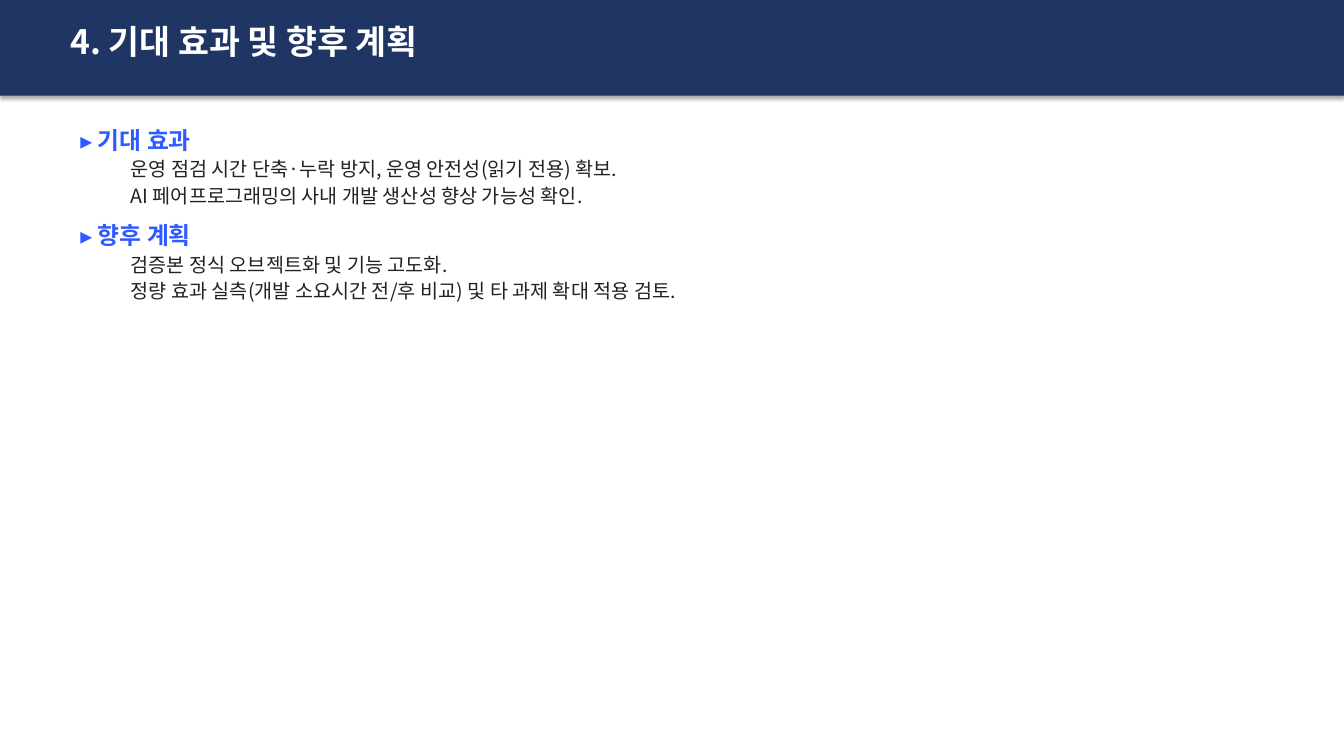
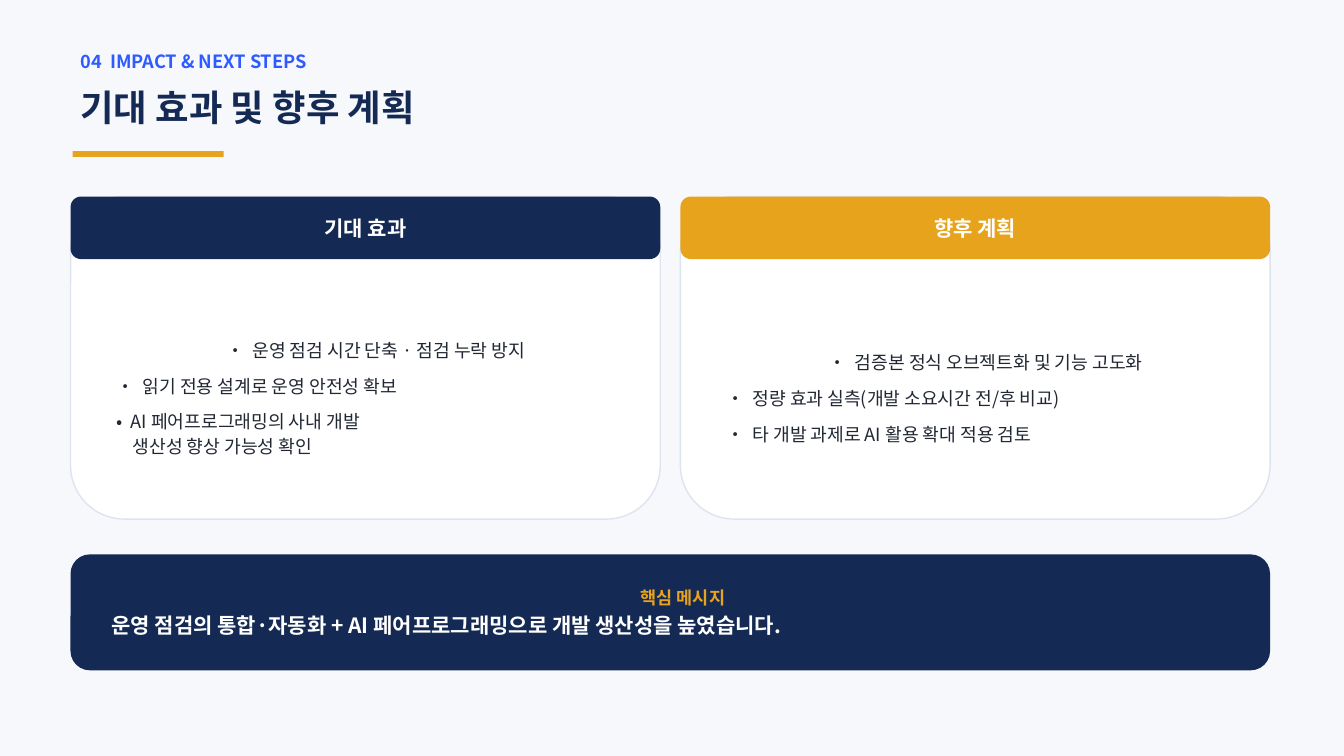
Before and after one commit to hyosungitx00/AI, a slide deck: slide 5 of docs/report/Y_OPS_MONITOR_V2_발표자료.pptx. Drawn at 1344x756 pixels with LibreOffice and Linux fonts; fonts in the diff are those of the drawing. Boxes give left, top, right and bottom in pixels: in the first picture for what was removed or moved away, otherwise in the second. Text is boxed around its words. In the diff, an @@ line names an element or a change of style, - is before the commit and + after.

```diff
--- a/docs/report/Y_OPS_MONITOR_V2_발표자료.pptx
+++ b/docs/report/Y_OPS_MONITOR_V2_발표자료.pptx
@@ rectangle: place and size @@
-rectangle at box(0, 0, 1344, 96)
+rectangle at box(0, 0, 1344, 756)
@@ rectangle at box(0, 0, 1344, 756): fill #1F3564 to #F6F8FC; shadow off @@
@@ text added at box(80, 54, 307, 69), 13 pt, text #2E5BFF, bold @@
+04 IMPACT & NEXT STEPS
@@ text at box(80, 90, 415, 125): text changed; size 24 to 26 pt; text colour #FFFFFF to #142A54 @@
-4. 기대 효과 및 향후 계획
+기대 효과 및 향후 계획
@@ text removed at box(98, 129, 676, 302) @@
-▸ 기대 효과
-  운영 점검 시간 단축·누락 방지, 운영 안전성(읽기 전용) 확보.
-  AI 페어프로그래밍의 사내 개발 생산성 향상 가능성 확인.
-▸ 향후 계획
-  검증본 정식 오브젝트화 및 기능 고도화.
-  정량 효과 실측(개발 소요시간 전/후 비교) 및 타 과제 확대 적용 검토.
@@ rectangle added at box(73, 151, 224, 157), fill #E8A31C @@
@@ rounded rectangle added at box(71, 197, 660, 519), fill #FFFFFF, outline #DDE3EF 1 pt, 13 pt, text #222833 @@
+• 운영 점검 시간 단축 · 점검 누락 방지
+• 읽기 전용 설계로 운영 안전성 확보
+• AI 페어프로그래밍의 사내 개발
+생산성 향상 가능성 확인
@@ rounded rectangle added at box(71, 197, 660, 259), fill #142A54 @@
@@ rounded rectangle added at box(681, 197, 1270, 519), fill #FFFFFF, outline #DDE3EF 1 pt, 13 pt, text #222833 @@
+• 검증본 정식 오브젝트화 및 기능 고도화
+• 정량 효과 실측(개발 소요시간 전/후 비교)
+• 타 개발 과제로 AI 활용 확대 적용 검토
@@ rounded rectangle added at box(681, 197, 1270, 259), fill #E8A31C @@
@@ text added at box(324, 218, 407, 238), 15 pt, text #FFFFFF, bold @@
+기대 효과
@@ text added at box(934, 218, 1017, 238), 15 pt, text #FFFFFF, bold @@
+향후 계획
@@ rounded rectangle added at box(71, 555, 1270, 670), fill #142A54, 15 pt, text #FFFFFF, bold @@
+핵심 메시지
+운영 점검의 통합·자동화 + AI 페어프로그래밍으로 개발 생산성을 높였습니다.
```
Also in this commit, not shown: 4 other slides changed, 1 other file.
